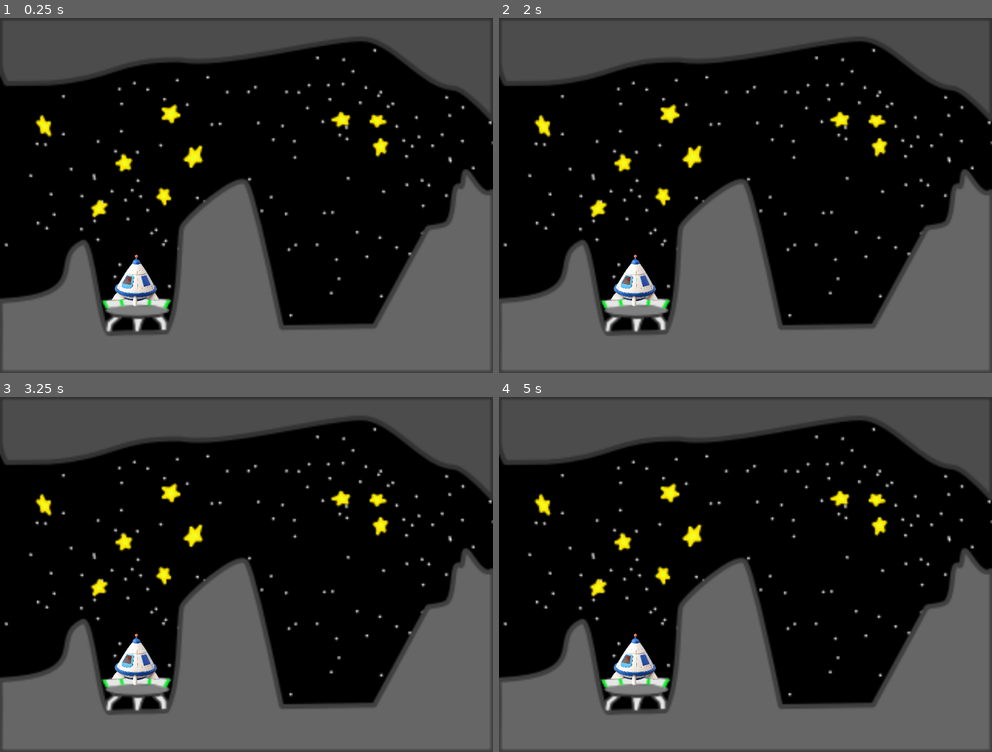
Above: before the commit, frames 1-4 (two rows, left to right).
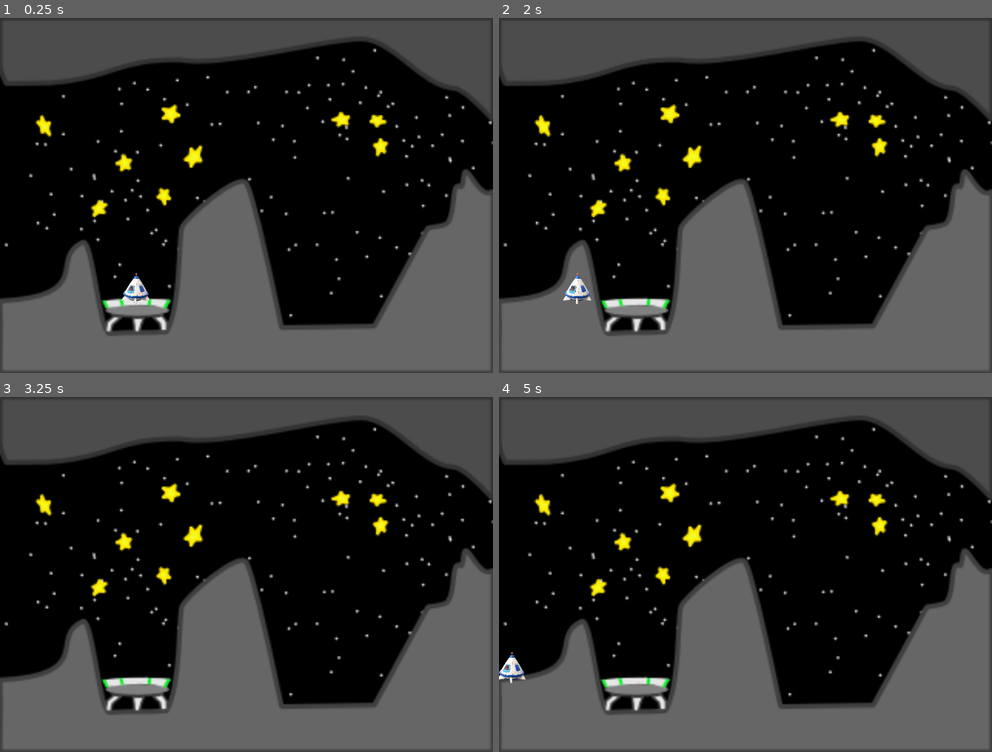
Above: after the commit, the same moments.

Repository: nelzon1/lander_game
Game: Godot game, scene res://scenes/level_view.tscn
Two runs of this game, one before a commit and one after it. Both use one fixed random seed, a clock stepped at 60 frames per second and the inputs below. Before the commit the project has no main scene; this scene is started directly in both runs.
Inputs (mouse positions are in pixels of both pictures, inside the frame that each line leads up to):
- Up to frame 1 (0.25 s): no input
- Up to frame 2 (2 s): tap Enter at 0.5 s; move the mouse to (853, 177) at 0.52 s; hold Right mouse button (move_right, bound only after the commit) 0.53-1.28 s; tap Space at 1.25 s; move the mouse to (646, 213) at 1.27 s; hold A (move_left, bound only after the commit) from 1.28 s (still down); right-click (646, 213) at 1.35 s
- Up to frame 3 (3.25 s): move the mouse to (295, 496) at 2.02 s; release A (move_left, bound only after the commit) at 2.03 s; hold Right mouse button (move_right, bound only after the commit) 2.03-2.78 s; tap Enter at 2.75 s; move the mouse to (221, 645) at 2.77 s; right-click (221, 645) at 2.85 s
- Up to frame 4 (5 s): tap Space at 3.5 s; move the mouse to (893, 627) at 3.52 s; hold Right mouse button (move_right, bound only after the commit) 3.53-4.28 s; hold A (move_left, bound only after the commit) from 3.53 s (still down); tap Enter at 4.25 s; move the mouse to (597, 521) at 4.27 s; right-click (597, 521) at 4.35 s

The runs differ from the first frame. In frame 1, 0.6% of the frame differs, in the area x 22-33%, y 66-82%; in frame 2, 0.9%; in frame 3, 0.7%; in frame 4, 0.9%, in the area x 0-33%, y 66-82%.

Commit message:
Player controls

Diff:
--- a/project.godot
+++ b/project.godot
@@ -11,6 +11,7 @@
 [application]
 
 config/name="lander"
+run/main_scene="res://scenes/level_view.tscn"
 config/features=PackedStringArray("4.1", "Forward Plus")
 config/icon="res://icon.svg"
 
@@ -22,3 +23,20 @@
 [dotnet]
 
 project/assembly_name="lander"
+
+[input]
+
+move_left={
+"deadzone": 0.5,
+"events": [Object(InputEventKey,"resource_local_to_scene":false,"resource_name":"","device":-1,"window_id":0,"alt_pressed":false,"shift_pressed":false,"ctrl_pressed":false,"meta_pressed":false,"pressed":false,"keycode":0,"physical_keycode":65,"key_label":0,"unicode":97,"echo":false,"script":null)
+, Object(InputEventKey,"resource_local_to_scene":false,"resource_name":"","device":-1,"window_id":0,"alt_pressed":false,"shift_pressed":false,"ctrl_pressed":false,"meta_pressed":false,"pressed":false,"keycode":0,"physical_keycode":4194319,"key_label":0,"unicode":0,"echo":false,"script":null)
+, Object(InputEventMouseButton,"resource_local_to_scene":false,"resource_name":"","device":-1,"window_id":0,"alt_pressed":false,"shift_pressed":false,"ctrl_pressed":false,"meta_pressed":false,"button_mask":1,"position":Vector2(250, 17),"global_position":Vector2(254, 60),"factor":1.0,"button_index":1,"canceled":false,"pressed":true,"double_click":false,"script":null)
+]
+}
+move_right={
+"deadzone": 0.5,
+"events": [Object(InputEventMouseButton,"resource_local_to_scene":false,"resource_name":"","device":-1,"window_id":0,"alt_pressed":false,"shift_pressed":false,"ctrl_pressed":false,"meta_pressed":false,"button_mask":2,"position":Vector2(168, 14),"global_position":Vector2(172, 57),"factor":1.0,"button_index":2,"canceled":false,"pressed":true,"double_click":false,"script":null)
+, Object(InputEventKey,"resource_local_to_scene":false,"resource_name":"","device":-1,"window_id":0,"alt_pressed":false,"shift_pressed":false,"ctrl_pressed":false,"meta_pressed":false,"pressed":false,"keycode":0,"physical_keycode":68,"key_label":0,"unicode":100,"echo":false,"script":null)
+, Object(InputEventKey,"resource_local_to_scene":false,"resource_name":"","device":-1,"window_id":0,"alt_pressed":false,"shift_pressed":false,"ctrl_pressed":false,"meta_pressed":false,"pressed":false,"keycode":0,"physical_keycode":4194321,"key_label":0,"unicode":0,"echo":false,"script":null)
+]
+}
--- a/scenes/level_view.tscn
+++ b/scenes/level_view.tscn
@@ -8,4 +8,5 @@
 [node name="Level_1" parent="." instance=ExtResource("1_6n7oy")]
 
 [node name="Player" parent="." instance=ExtResource("2_oa2m2")]
-position = Vector2(276, 536)
+position = Vector2(276, 551)
+scale = Vector2(0.6, 0.6)
--- /dev/null
+++ b/scenes/player.gd
@@ -0,0 +1,32 @@
+extends Area2D
+signal hit
+
+
+@export var velocity = Vector2.ZERO
+@export var velocity_max = Vector2(1000,1000)
+@export var velocity_min = Vector2(-1000,-1000)
+@export var velocity_angle = 45
+@export var acceleration = 1000
+var vel_vec_left = Vector2(cos( velocity_angle / 180 * PI), 1 * sin( velocity_angle / 180 * PI))
+var vel_vec_right = Vector2(-1 * cos( velocity_angle / 180 * PI), 1 * sin( velocity_angle / 180 * PI))
+
+var screen_size
+
+# Called when the node enters the scene tree for the first time.
+func _ready():
+	pass # Replace with function body.
+
+
+# Called every frame. 'delta' is the elapsed time since the previous frame.
+func _process(delta):
+
+	var velocity = Vector2.ZERO
+	if Input.is_action_pressed("move_left"):
+		velocity.x = velocity.x + (cos( velocity_angle / 180 * PI) * acceleration)
+		velocity.y = velocity.y - (sin( velocity_angle / 180 * PI) * acceleration) * 100
+	if Input.is_action_pressed("move_right"):
+		velocity.x = velocity.x - (cos( velocity_angle / 180 * PI) * acceleration)
+		velocity.y = velocity.y - (sin( velocity_angle / 180 * PI) * acceleration) * 100
+
+	#velocity = velocity.clamp(velocity_min, velocity_max)
+	position += velocity * delta
--- a/scenes/player.tscn
+++ b/scenes/player.tscn
@@ -1,12 +1,13 @@
 [gd_scene load_steps=3 format=3 uid="uid://jduegwomuswu"]
 
+[ext_resource type="Script" path="res://scenes/player.gd" id="1_10xdi"]
 [ext_resource type="Texture2D" uid="uid://j7r8clek58wy" path="res://assets/lander.png" id="1_m0lwj"]
-
-[sub_resource type="RectangleShape2D" id="RectangleShape2D_xl0lp"]
-size = Vector2(96, 96)
 
 [node name="Player" type="Area2D"]
 position = Vector2(48, 32)
+script = ExtResource("1_10xdi")
+velocity = Vector2(0, -500)
+velocity_angle = 60
 metadata/_edit_group_ = true
 
 [node name="Lander" type="Sprite2D" parent="."]
@@ -14,6 +15,5 @@
 scale = Vector2(0.1, 0.1)
 texture = ExtResource("1_m0lwj")
 
-[node name="CollisionShape2D" type="CollisionShape2D" parent="."]
-position = Vector2(0, -8)
-shape = SubResource("RectangleShape2D_xl0lp")
+[node name="CollisionPolygon2D" type="CollisionPolygon2D" parent="."]
+polygon = PackedVector2Array(1, -57, -43, 10, -50, 41, 47, 41, 41, 10)
Not shown, added: dev_log.md
